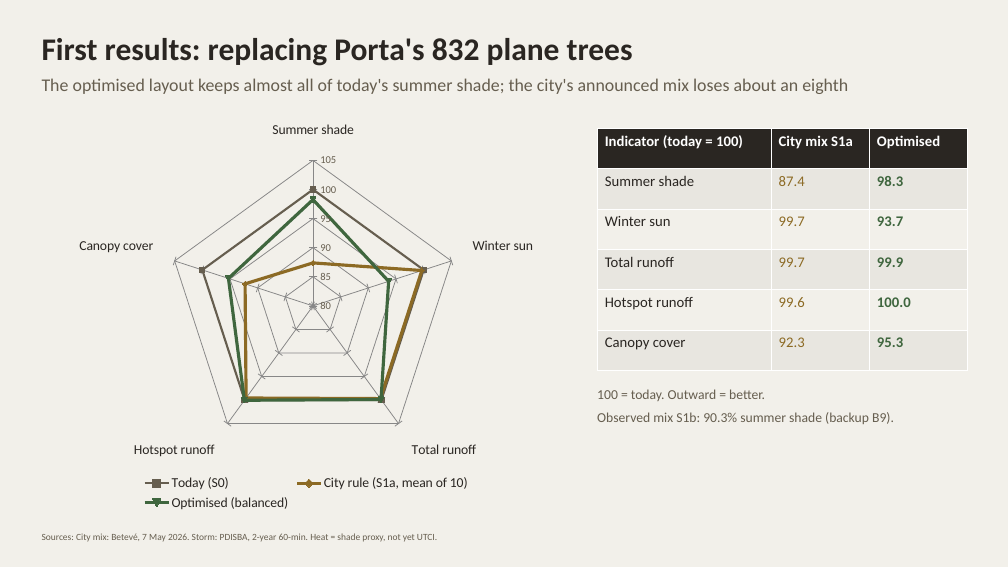
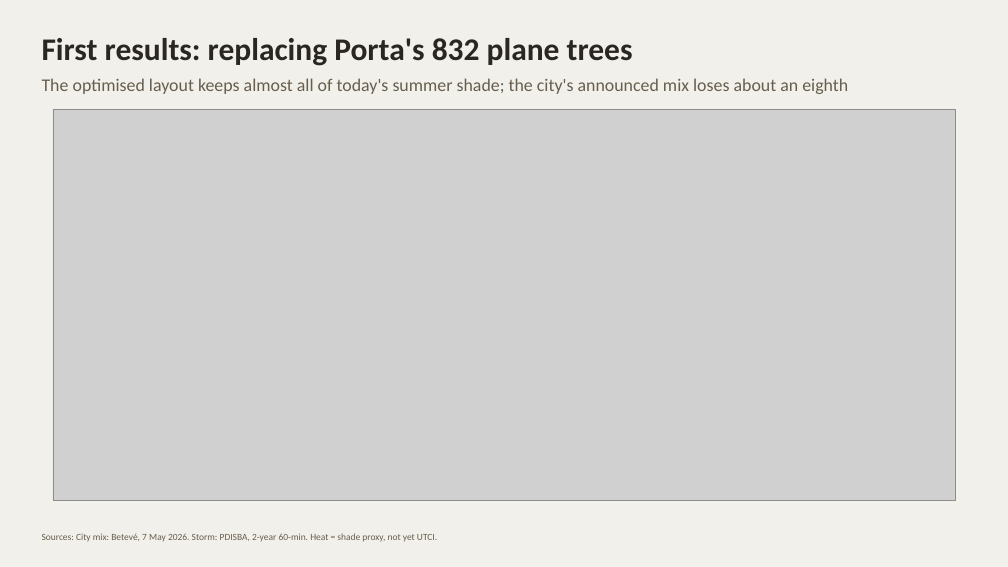
Before and after one commit to giofox96/shade-and-sponge, a slide deck: slide 12 of slides/shade_and_sponge_10nov_editable.pptx. Drawn at 1008x567 pixels with LibreOffice and Linux fonts; fonts in the diff are those of the drawing; grey boxes stand for pictures. Boxes give left, top, right and bottom in pixels: in the first picture for what was removed or moved away, otherwise in the second. Text is boxed around its words. In the diff, an @@ line names an element or a change of style, - is before the commit and + after.

```diff
--- a/slides/shade_and_sponge_10nov_editable.pptx
+++ b/slides/shade_and_sponge_10nov_editable.pptx
@@ radar chart removed at (42, 113, 571, 514) @@
-categories: Summer shade, Winter sun, Total runoff, Hotspot runoff, Canopy cover
-Today (S0): 100, 100, 100, 100, 100
-City rule (S1a, mean of 10): 87.4, 99.7, 99.7, 99.6, 92.3
-Optimised (balanced): 98.3, 93.7, 99.9, 100, 95.3
@@ picture added at (53, 110, 955, 501) @@
@@ table removed at (597, 129, 968, 371), 6 rows, 3 columns @@
-Indicator (today = 100) | City mix S1a | Optimised
-Summer shade | 87.4 | 98.3
-Winter sun | 99.7 | 93.7
-Total runoff | 99.7 | 99.9
-Hotspot runoff | 99.6 | 100.0
-Canopy cover | 92.3 | 95.3
@@ text removed at (597, 389, 894, 424) @@
-100 = today. Outward = better.
-Observed mix S1b: 90.3% summer shade (backup B9).
```
Also in this commit, not shown: 10 other slides changed, 15 other files.
